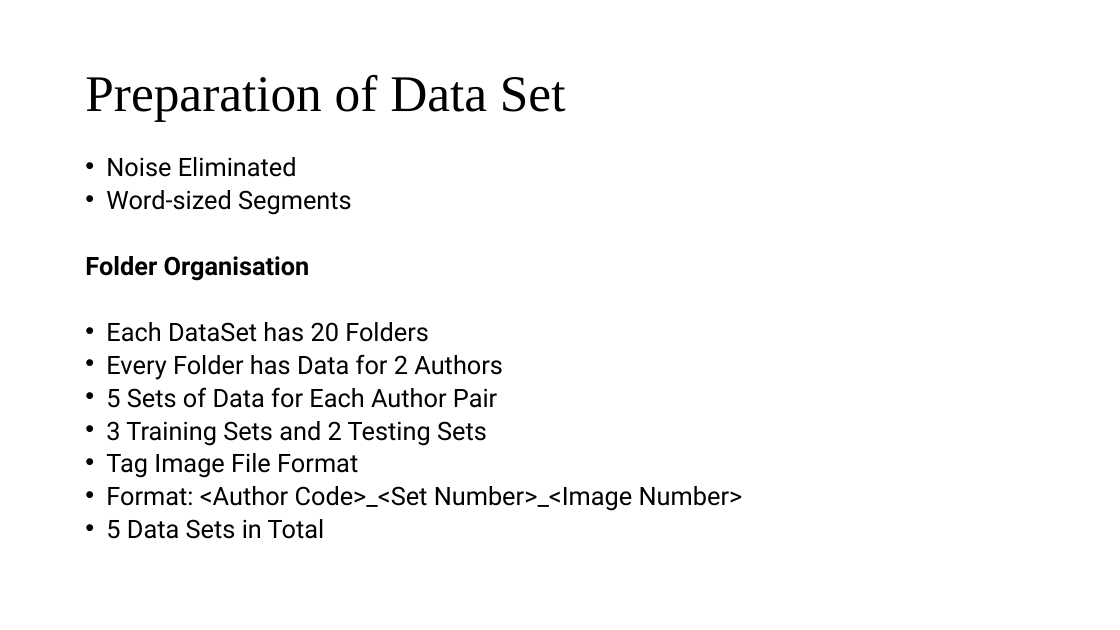
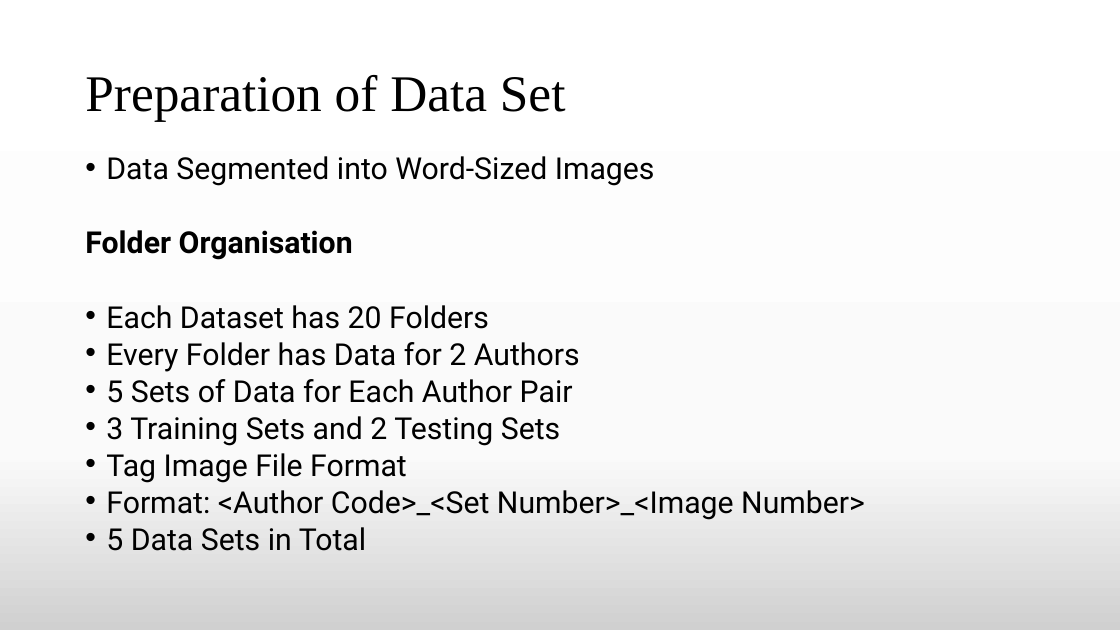
Before and after one commit to TheAnonymousMan/local-language-recognition-gcelt-class-2021, a slide deck: slide 9 of Documentation/4th Year Project Presentation.pptx. Drawn at 1120x630 pixels with LibreOffice and Linux fonts; fonts in the diff are those of the drawing. Boxes give left, top, right and bottom in pixels: in the first picture for what was removed or moved away, otherwise in the second. Text is boxed around its words. In the diff, an @@ line names an element or a change of style, - is before the commit and + after.

```diff
--- a/Documentation/4th Year Project Presentation.pptx
+++ b/Documentation/4th Year Project Presentation.pptx
@@ background #FFFFFF to gradient #FFFFFF to #FBFBFB to #D1D1D1 @@
@@ text at <box>106,156,655,186</box>: text changed; size 21.7 to 25.9 pt @@
-• Noise Eliminated
-• Word-sized Segments
+• Data Segmented into Word-Sized Images
@@ text at <box>85,230,865,551</box>: size 21.7 to 25.9 pt in "Folder Organisation", "Every Folder has Data for 2 Authors", "5 Sets of Data for Each Author ...", "3 Training Sets and 2 Testing Sets" and 3 more places @@
@@ text at <box>106,305,489,329</box>: text changed; size 21.7 to 25.9 pt @@
-• Each DataSet has 20 Folders
+• Each Dataset has 20 Folders
```
Also in this commit, not shown: 12 other slides changed, 3 slides added, 2 slides removed, 4 other files.
